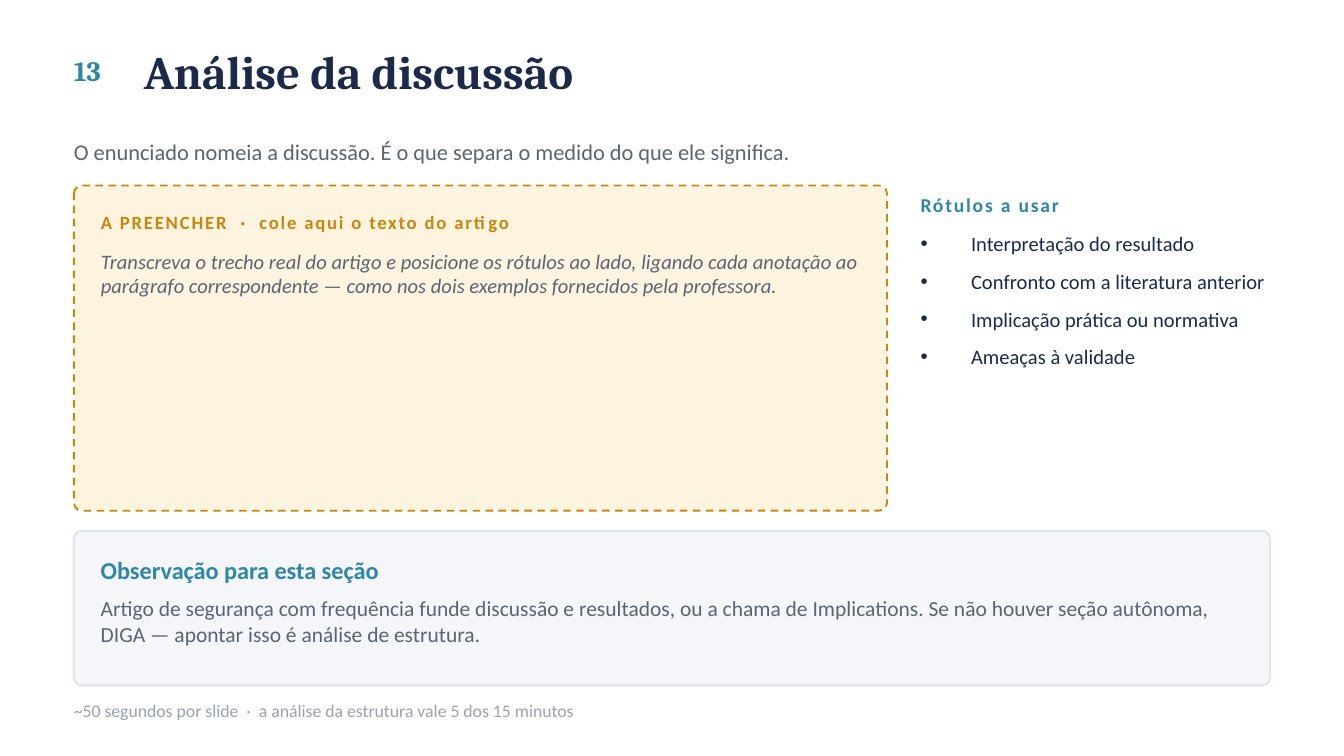
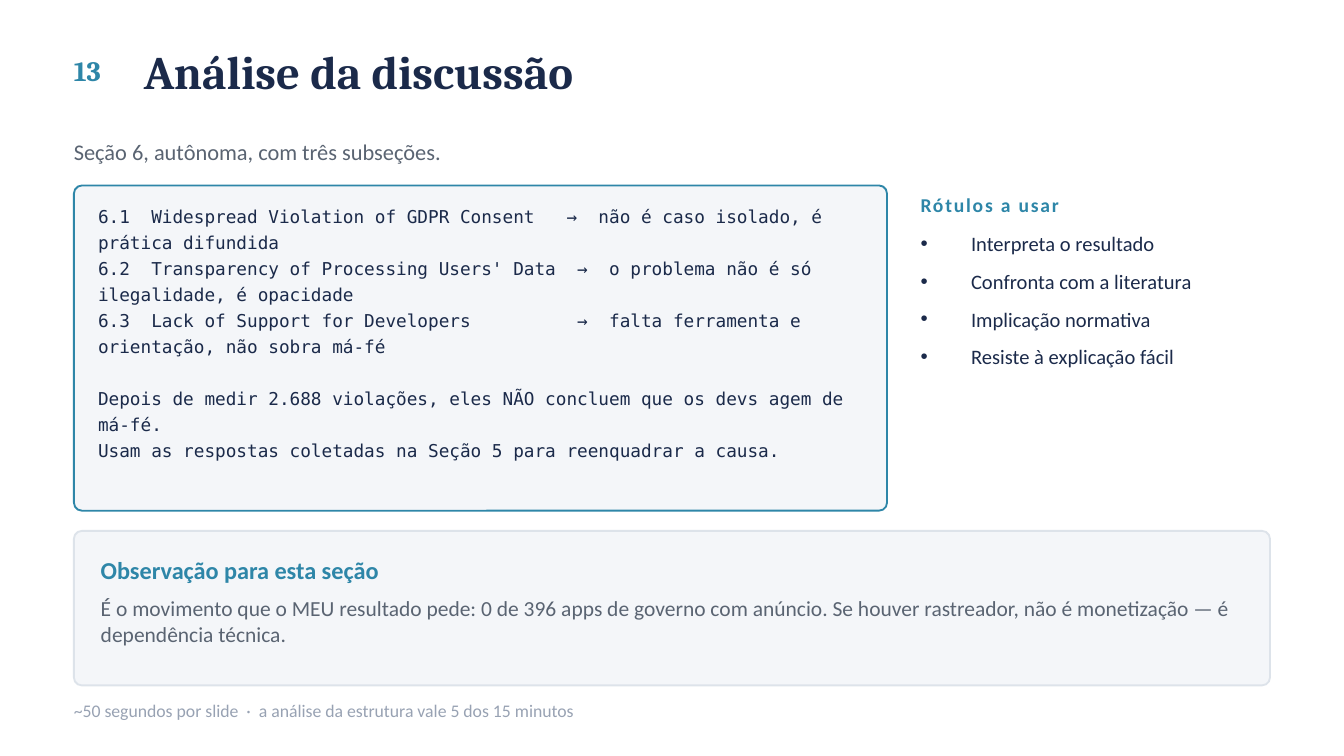
Before and after one commit to ClaudioAMF1/TCC, a slide deck: slide 14 of seminario/seminario-analise-de-artigo.pptx. Drawn at 1344x756 pixels with LibreOffice and Linux fonts; fonts in the diff are those of the drawing. Boxes give left, top, right and bottom in pixels: in the first picture for what was removed or moved away, otherwise in the second. Text is boxed around its words. In the diff, an @@ line names an element or a change of style, - is before the commit and + after.

```diff
--- a/seminario/seminario-analise-de-artigo.pptx
+++ b/seminario/seminario-analise-de-artigo.pptx
@@ text at box(74, 144, 441, 164): text changed @@
-O enunciado nomeia a discussão. É o que separa o medido do que ele significa.
+Seção 6, autônoma, com três subseções.
@@ rounded rectangle at box(74, 185, 887, 511): fill #FDF4E0 to #F4F6F9; outline #C8860D 1 pt dashed to #2E86A8 1 pt @@
@@ text added at box(98, 209, 843, 461), 9.5 pt, text #1B2A4A @@
+6.1 Widespread Violation of GDPR Consent → não é caso isolado, é prática difundida
+6.2 Transparency of Processing Users' Data → o problema não é só ilegalidade, é opacidade
+6.3 Lack of Support for Developers → falta ferramenta e orientação, não sobra má-fé
+Depois de medir 2.688 violações, eles NÃO concluem que os devs agem de má-fé.
+Usam as respostas coletadas na Seção 5 para reenquadrar a causa.
@@ text removed at box(101, 216, 447, 232) @@
-A PREENCHER · cole aqui o texto do artigo
@@ text at box(971, 236, 1191, 368): text changed @@
-• Interpretação do resultado
-• Confronto com a literatura anterior
-• Implicação prática ou normativa
-• Ameaças à validade
+• Interpreta o resultado
+• Confronta com a literatura
+• Implicação normativa
+• Resiste à explicação fácil
@@ text removed at box(101, 254, 857, 297) @@
-Transcreva o trecho real do artigo e posicione os rótulos ao lado, ligando cada anotação ao parágrafo correspondente — como nos dois exemplos fornecidos pela professora.
@@ text at box(101, 598, 1229, 646): text changed @@
-Artigo de segurança com frequência funde discussão e resultados, ou a chama de Implications. Se não houver seção autônoma, DIGA — apontar isso é análise de estrutura.
+É o movimento que o MEU resultado pede: 0 de 396 apps de governo com anúncio. Se houver rastreador, não é monetização — é dependência técnica.
```
Also in this commit, not shown: 8 other slides changed, 3 other files.
